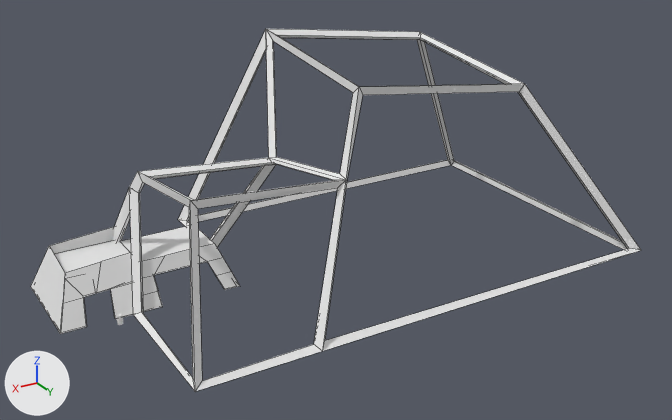
The Blender file Blender/galleryStructure.blend as it was, and as the next commit left it.
Rendered twice from a 50 mm camera at (50.5, 148.8, 84.4) aimed at (-36.9, 3.1, 11.5). Lighting does not change. The marker at lower left points along +X, +Y and +Z. Mesh edges are drawn as thin lines on the coarser meshes.
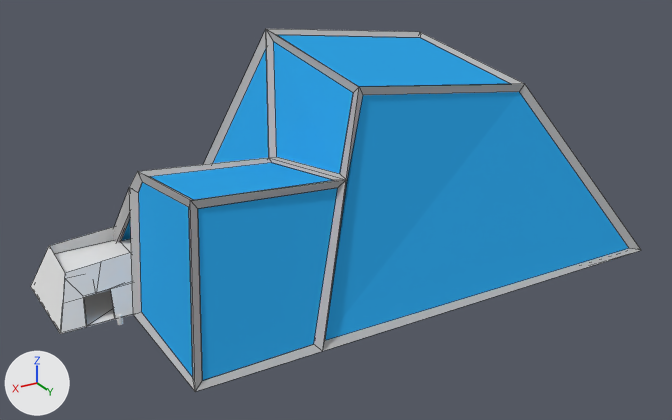
What changed in the scene script:
```text
Add mat_frame:
    mat_frame = diffuse_material('Frame')
    mat_frame.base_color = (0.458, 0.458, 0.458)  # grey #b4b4b4
Add mat_largewindows:
    mat_largewindows = diffuse_material('LargeWindows')
    mat_largewindows.base_color = (0.0302, 0.375, 0.8)  # blue #31a5e7
Change me_cube_011:
    where me_cube_011.from_pydata(...)  # 80 vertices, 90 faces; spans x -1.27..1.0, y -1.95..3.14, z -0.05..2.16
    used by ob_cube_008; location = (-55.9, -5.0, 0.0); rotation_euler = (0.0, 0.0, 4.712), in degrees (0, 0, 270); scale = (28.4, 19.7, 19.7)
    me_cube_011 part 1: all 58 faces that had it switch from mat_material_013 (white #e7e7e7) to mat_frame (grey #b4b4b4)
    me_cube_011 part 2: all 32 faces that had it switch from mat_material_014 (white #e7e7e7) to mat_frame (grey #b4b4b4)
Add me_cube_010_1:
    me_cube_010_1.from_pydata(...)  # 84 vertices, 62 faces, 3 loose edges; spans x -8.17..0.78, y -1.95..2.98, z 0.0..0.9
    me_cube_010_1.polygons.foreach_set('use_smooth', [True] * 62)
    # faces by material slot: [30, 32]
    me_cube_010_1.materials.append(mat_material_012)  # white #e7e7e7
    me_cube_010_1.materials.append(mat_material_016)  # white #e7e7e7
Add me_plane:
    me_plane.from_pydata(...)  # 43 vertices, 10 faces; spans x -93.2..4.9, y -32.3..29.8, z 0.3..41.6
    me_plane.materials.append(mat_largewindows)  # blue #31a5e7
Remove ob_cube_007:
    ob_cube_007 = bpy.data.objects.new('Cube.007', me_cube_010)
    ob_cube_007.location = (9.2, -7.7, 0.0)
    ob_cube_007.scale = (12.5, 12.5, 12.5)
    _m = ob_cube_007.modifiers.new('EdgeSplit', 'EDGE_SPLIT')
Add ob_intrance:
    ob_intrance = bpy.data.objects.new('Intrance', me_cube_010_1)
    ob_intrance.location = (9.2, -7.7, 0.0)
    ob_intrance.scale = (12.5, 12.5, 12.5)
    _m = ob_intrance.modifiers.new('EdgeSplit', 'EDGE_SPLIT')
Add ob_windows:
    ob_windows = bpy.data.objects.new('Windows', me_plane)
    ob_windows.location = (0.0, 0.0, 0.0)
```

Where the change shows, as pixel boxes [x1, y1, x2, y2] in the pictures (672 x 420 px):
'Windows', added (blue)
    after: [122, 35, 629, 381]
'Cube.007', deleted
    before: [31, 226, 240, 334]
    faces in mat_material_012 (white #e7e7e7): [31, 227, 133, 334]
    faces in mat_material_016 (white #e7e7e7): [120, 226, 240, 312]
'Intrance', added
    after: [31, 227, 315, 340]
    faces in mat_material_012 (white #e7e7e7): [31, 227, 191, 334]
part 1 of me_cube_011, recoloured (white to grey)
    both: [138, 29, 641, 351]
part 2 of me_cube_011, recoloured (white to grey)
    both: [113, 171, 346, 391]
